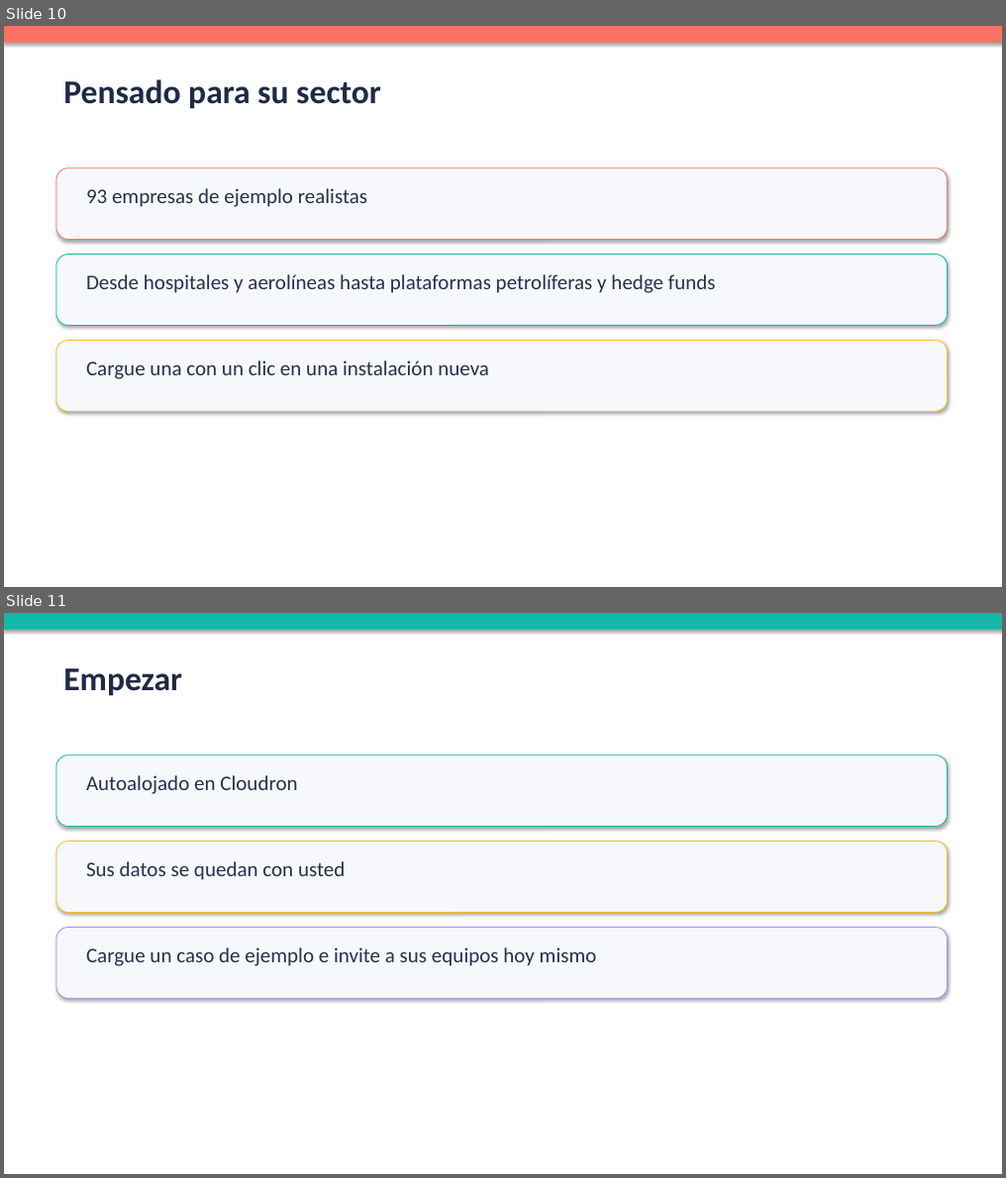
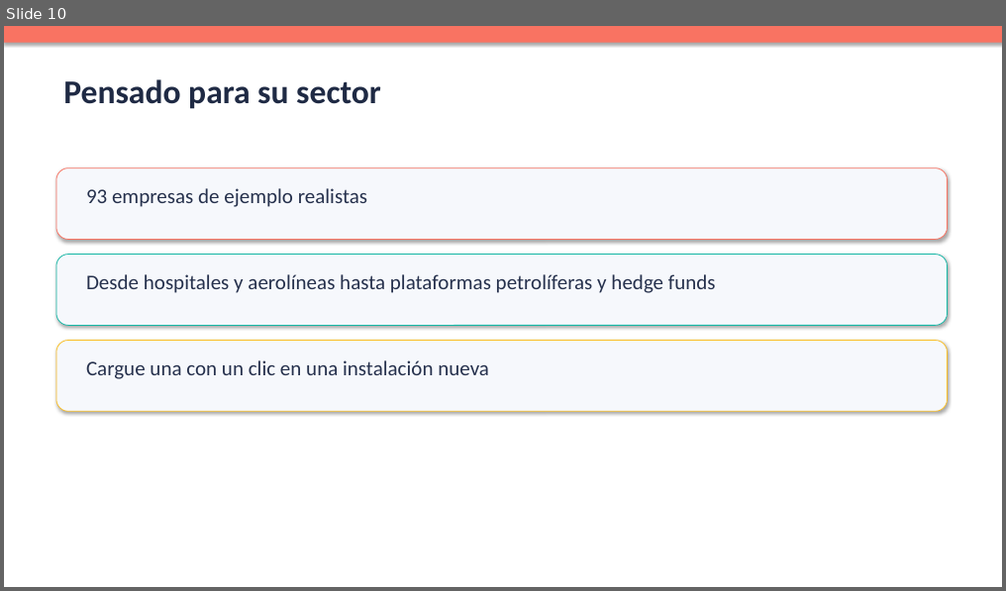
Before and after one commit to partoneoftwo/marketing-material, a slide deck: spacerisk/materials/es/spacerisk-sales-deck.pptx. Shown one above the other, each under a label of ours: slides 10 and 11 before the commit, slide 10 after it. The pictures are 1006x1178 and 1006x591 pixels, drawn with LibreOffice and Linux fonts; fonts in the diff are those of the drawing. Boxes give left, top, right and bottom in pixels: in the first picture for what was removed or moved away, otherwise in the second. Text is boxed around its words. In the diff, an @@ line names an element or a change of style, - is before the commit and + after.

```diff
--- a/spacerisk/materials/es/spacerisk-sales-deck.pptx
+++ b/spacerisk/materials/es/spacerisk-sales-deck.pptx
@@ slide 11 removed at [4, 613, 1002, 1174], background #FFFFFF @@
@@ rectangle removed at [4, 613, 1002, 630] @@
@@ text removed at [63, 668, 182, 696] @@
-Empezar
@@ rounded rectangle removed at [56, 756, 947, 827] @@
@@ text removed at [86, 775, 297, 794] @@
-Autoalojado en Cloudron
@@ rounded rectangle removed at [56, 842, 947, 912] @@
@@ text removed at [86, 861, 345, 880] @@
-Sus datos se quedan con usted
@@ rounded rectangle removed at [56, 928, 947, 998] @@
@@ text removed at [86, 948, 597, 966] @@
-Cargue un caso de ejemplo e invite a sus equipos hoy mismo
```
Also in this commit, not shown: 1 slide added, 54 other files.
